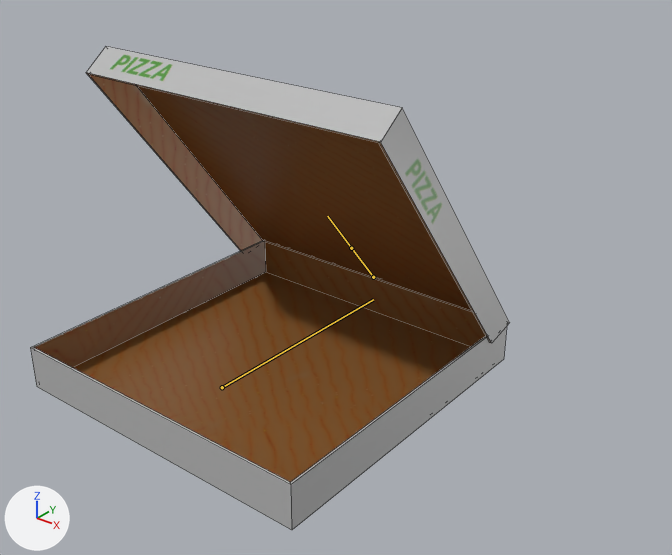
The FBX model Assets/Resources/Models/pizza_box.fbx: old version first, new version second.
Before and after are seen from a camera (50 mm lens) standing at (3.31, -3.55, 2.85) and looking at (0.04, 0.54, 0.32). The lights are fixed; the arrows at lower left show +X, +Y and +Z. Both versions are drawn at frame 25 of the action 'Armature|OpenPizza'; the numbers are the values there. The bones that bend it are drawn over the model as lines. Mesh edges are drawn as thin lines.
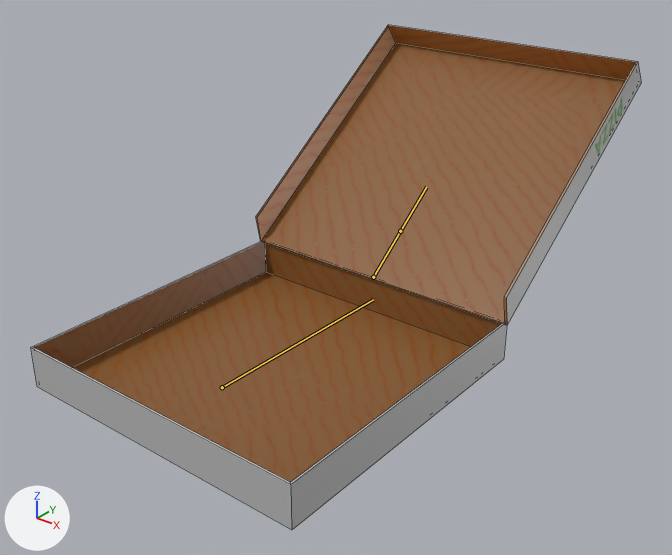
Commit message: Show achieved pizza bit

The change in detail:
Bone 'top' (bone_top) turns from (-53, 0, 0) to (-145, 0, 0) degrees about its own x, y and z.

Changed parts and their boxes [x1, y1, x2, y2] in the pictures (672 x 555 px):
'Cube', posed (27% wider): before [30, 46, 510, 530]; after [30, 25, 642, 530]
bone 'top', root to tip: before (373, 277) to (351, 248); after (373, 277) to (400, 231)
